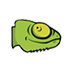
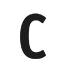
Layered file, before and after one edit (72px x 72px). Changes by layer:
renamed "icon" to "Layer 1", painted on it over [11, 13, 62, 59]
